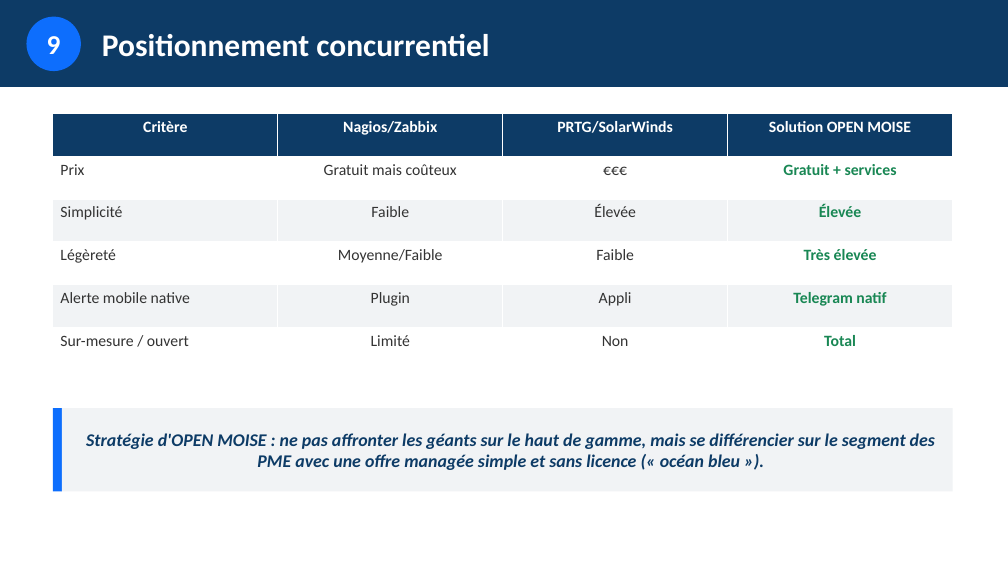
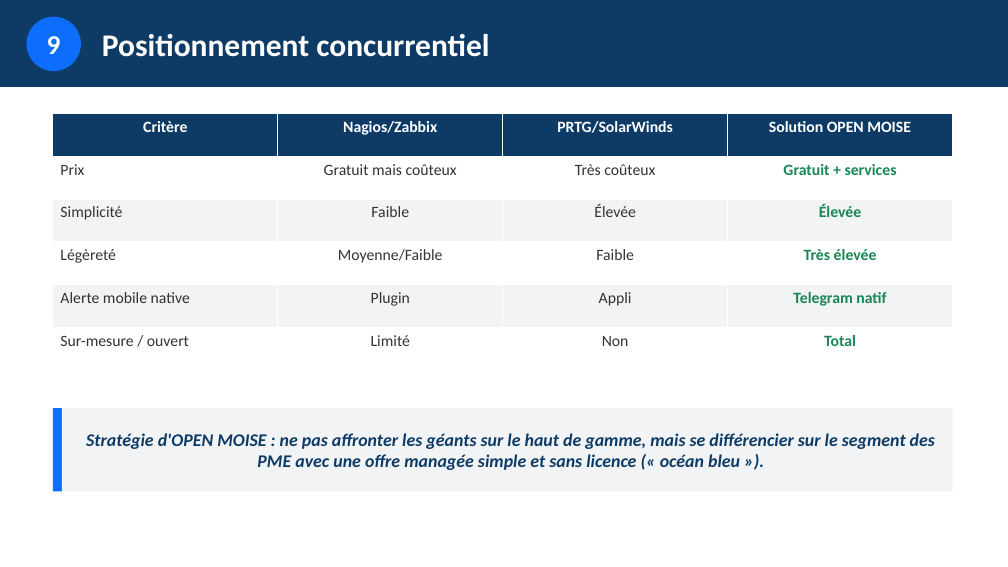
Before and after one commit to esperanceykouassi-bit/Supervision-reseau, a slide deck: slide 24 of soutenance/presentation-projet.pptx. Drawn at 1008x567 pixels with LibreOffice and Linux fonts; fonts in the diff are those of the drawing. Boxes give left, top, right and bottom in pixels: in the first picture for what was removed or moved away, otherwise in the second. Text is boxed around its words. In the diff, an @@ line names an element or a change of style, - is before the commit and + after.

```diff
--- a/soutenance/presentation-projet.pptx
+++ b/soutenance/presentation-projet.pptx
@@ table at bbox=[53, 113, 954, 371] @@
-row 2, column 3: €€€
+row 2, column 3: Très coûteux
```
Also in this commit, not shown: 2 other slides changed, 5 other files.
